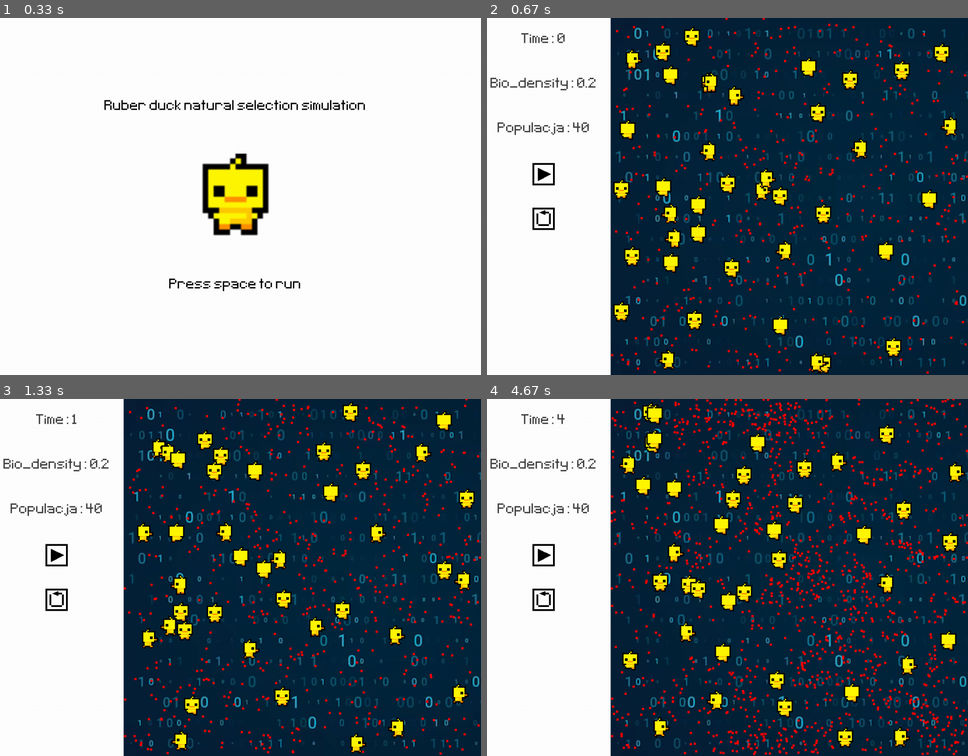
Above: before the commit, frames 1-4 (two rows, left to right).
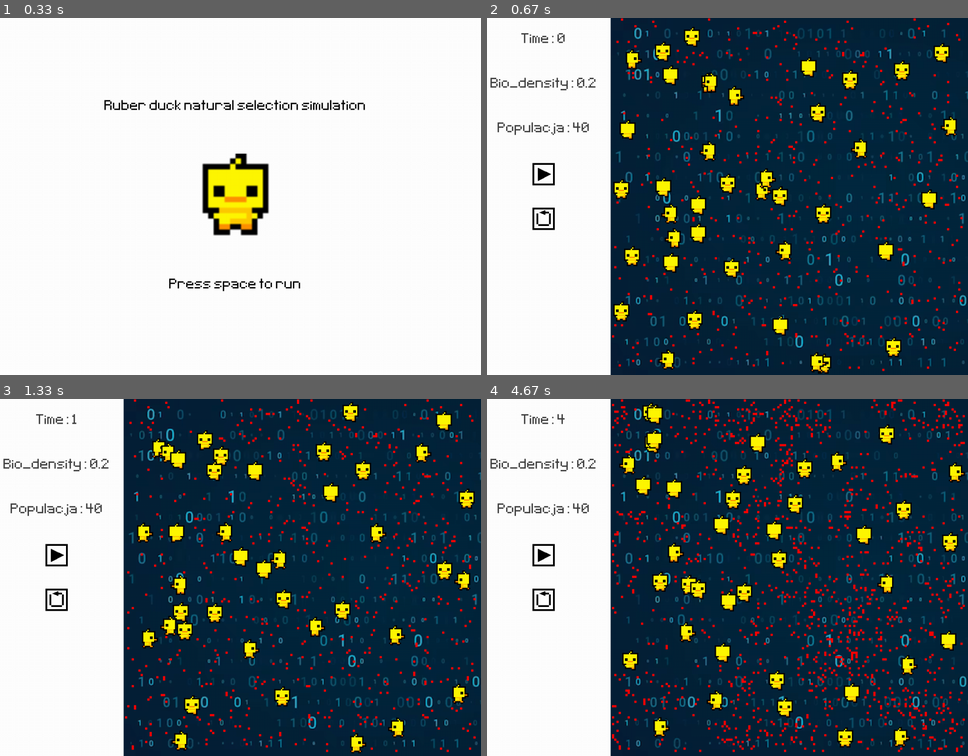
Above: after the commit, the same moments.

Repository: D4S1/Kaczucho-symulacja
Game: pygame game, started from pygame-simulation/simulation.py
Two runs of this game, one before a commit and one after it. Both use one fixed random seed, a clock stepped at 60 frames per second and the inputs below.
Inputs:
- Up to frame 1 (0.33 s): no input
- Up to frame 2 (0.67 s): tap Space at 0.33 s
- Up to frame 3 (1.33 s): tap Space at 0.67, 1 s
- Up to frame 4 (4.67 s): no input

Frame 1 is identical in both runs. In frame 2, 3.1% of the frame differs, in the area x 25-100%, y 0-100%; in frame 3, 4.0%; in frame 4, 8.3%.

Commit message:
Update simulation.py

Diff:
--- a/pygame-simulation/simulation.py
+++ b/pygame-simulation/simulation.py
@@ -1,6 +1,6 @@
 import pygame
 from sys import exit
-from random import randint
+from random import randint, randrange
 
 from duck import Duck
 from food import Food
@@ -47,15 +47,22 @@
     #menu_width = 300
     #screen_height = 800
     #screen_width = menu_width + screen_height
-    #(screen_height, const, )
+    #(screen_height, const)
+
+    def generate_food(size: int) -> object:
+        # Funkcja generująca jedzenie
+        return Food(x = randrange(menu_width + size, screen_width - size, size),
+                    y = randrange(1 + size, screen_height - size, size))
 
     def add_food(food_frequency: float) -> None:
-        # im większe frequency tym mniej pojawi się jedzenia
+        # Funkcja generująca jedzenie, aby się nie powielało, im większe frequncy tym mniej jedzenia
+        food_width = int(5) # dla jedzenia o szerokości 5
         for i in range(int(bio_density * screen_height ** 2 // (food_frequency ** 2))):
-            bugs.add(Food(x = randint(menu_width + int(5/2), screen_width - int(5/2)),
-                          y = randint(1 + int(5/2), screen_height - int(5/2))))
-        # Aby jedzenie nie pojawiało się na poza planszą +/- 3
-
+            new_food = generate_food(food_width)
+            while new_food in bugs:
+                new_food = generate_food(food_width)
+            bugs.add(new_food)
+        # Szerokość jedzenia to 5, dlatego +/- 5, dzięki temu jedzenie na siebie nie na chodzi
 
     # inicjacja środowiska pygame owego
     pygame.init()
